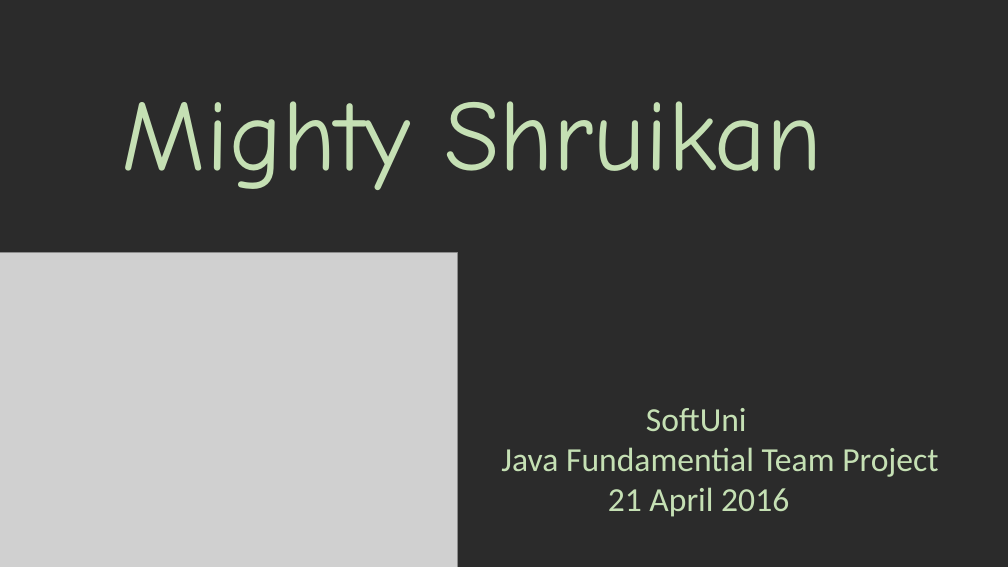
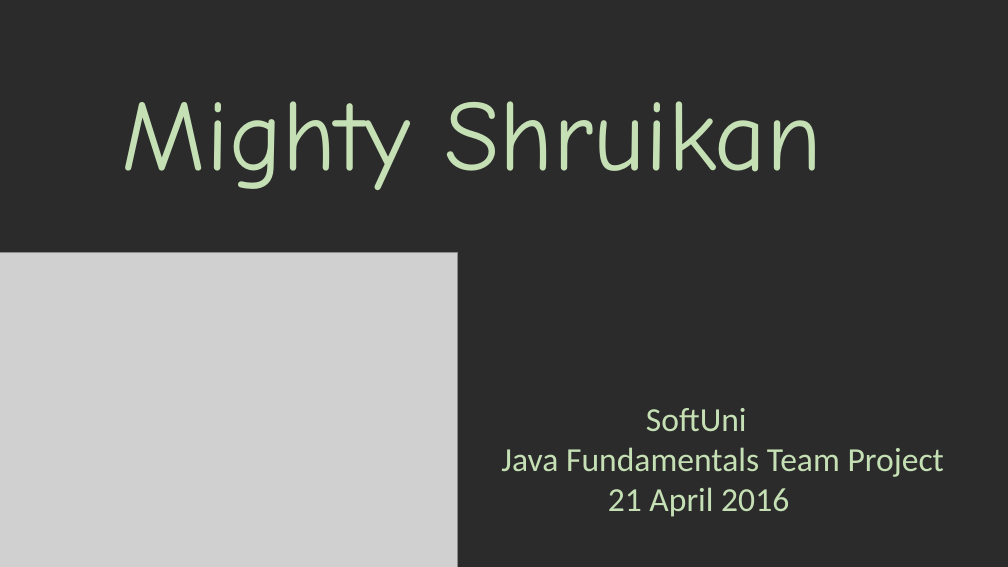
Before and after one commit to MightyHasu/Mighty-Shruikan, a slide deck: slide 6 of Presentation_Team_Shruikan.pptx. Drawn at 1008x567 pixels with LibreOffice and Linux fonts; fonts in the diff are those of the drawing; grey boxes stand for pictures; background and template pictures are left out; a plain dark background stands for a picture behind light text. Boxes give left, top, right and bottom in pixels: in the first picture for what was removed or moved away, otherwise in the second. Text is boxed around its words. In the diff, an @@ line names an element or a change of style, - is before the commit and + after.

```diff
--- a/Presentation_Team_Shruikan.pptx
+++ b/Presentation_Team_Shruikan.pptx
@@ text at <box>501,447,944,477</box>: text changed @@
-Java Fundamential Team Project
+Java Fundamentals Team Project
```
Also in this commit, not shown: 2 other slides changed.
